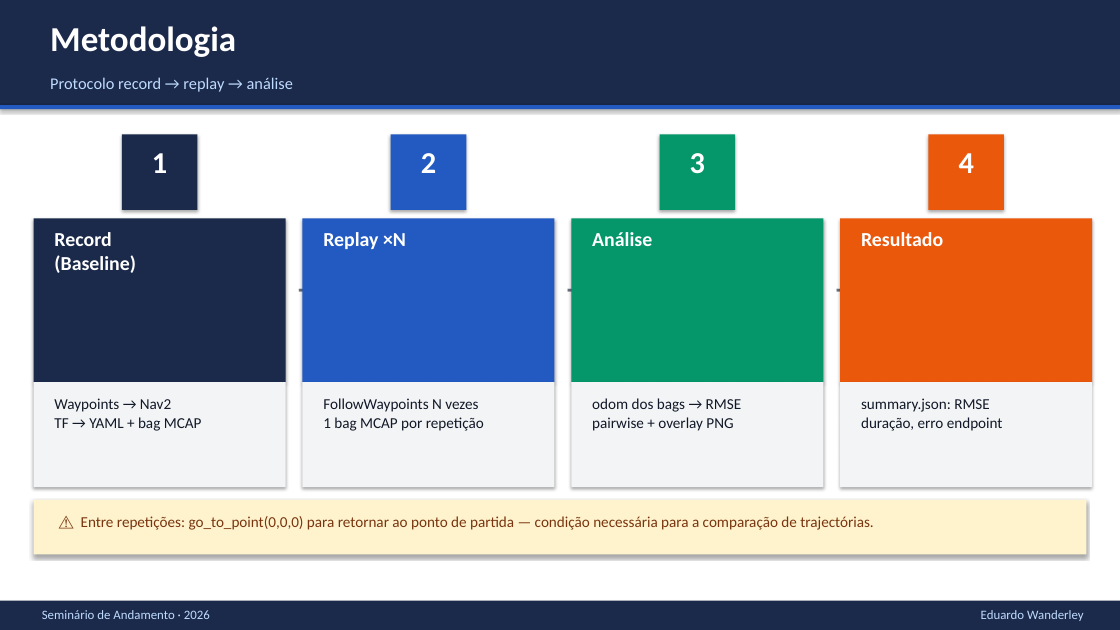
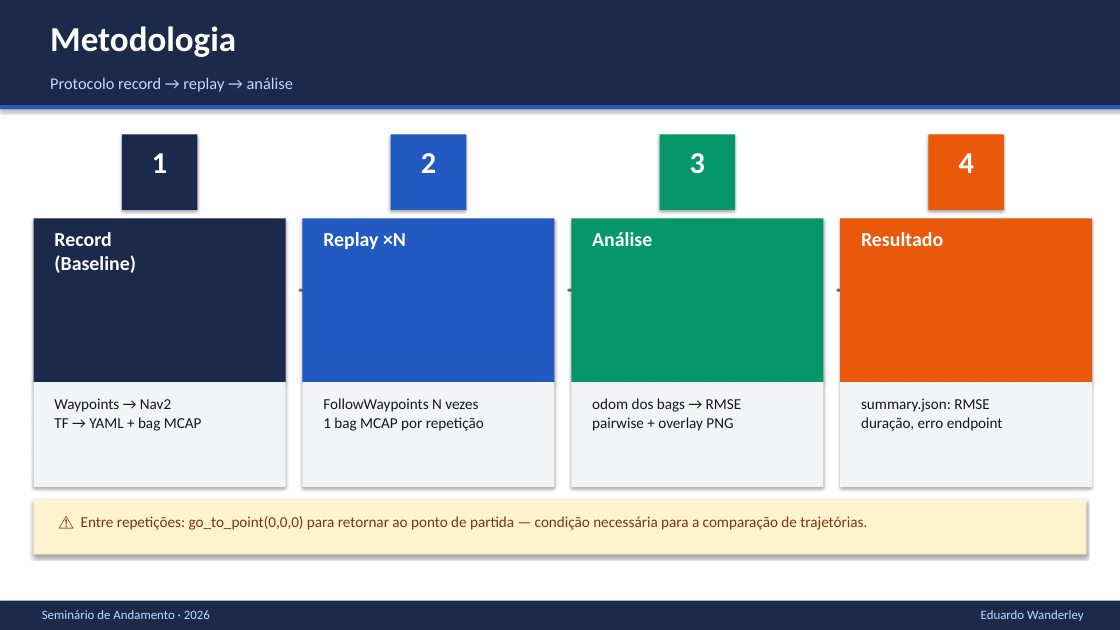
Before and after one commit to eduardowanderleyde/fleet-ui, a slide deck: slide 8 of disserta-apresenta/apresentacao_seminario.pptx. Drawn at 1120x630 pixels with LibreOffice and Linux fonts; fonts in the diff are those of the drawing. Boxes give left, top, right and bottom in pixels: in the first picture for what was removed or moved away, otherwise in the second. Text is boxed around its words. In the diff, an @@ line names an element or a change of style, - is before the commit and + after.

Commit message:
Fix European-Portuguese spellings in the seminar deck (PT-PT vs PT-BR)
"Objectivos", "Arquitectura", "directo", "actua" and "trajectória(s)" are
European Portuguese spelling — the dissertation itself and every other part
of this Brazilian (UFPE) presentation use the Brazilian forms without the
silent consonant. Fixed all 10 occurrences across the Agenda, Motivação,
Objetivos, Arquitetura, Papéis and Metodologia slides. Re-validated
(schema/relationships passed) and re-read the content to confirm zero
matches remain for any of the affected words.

```diff
--- a/disserta-apresenta/apresentacao_seminario.pptx
+++ b/disserta-apresenta/apresentacao_seminario.pptx
@@ text at (81,516,867,530): text changed @@
-⚠ Entre repetições: go_to_point(0,0,0) para retornar ao ponto de partida — condição necessária para a comparação de trajectórias.
+⚠ Entre repetições: go_to_point(0,0,0) para retornar ao ponto de partida — condição necessária para a comparação de trajetórias.
```
Also in this commit, not shown: 6 other slides changed.
